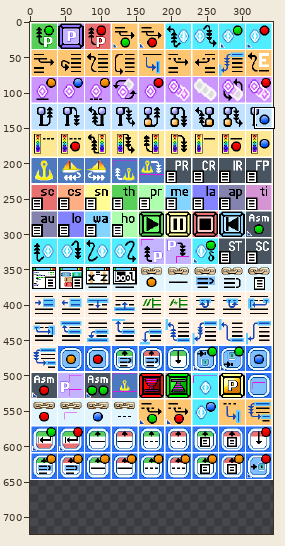
Two states of a sprite sheet, vvm/core/vdebug/graphics/vdebug_icons.png. The picture above shows the old version from afar; the outline marks the close-up.
Close-up. Before:
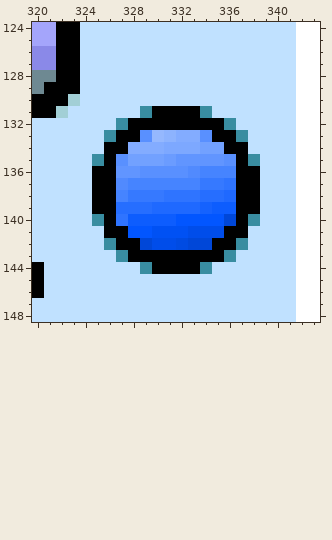
The file is 344x648 pixels. Colours within 5 levels of each other are drawn and written as one. Shown: x 320..343, y 124..148. The old version is drawn lined up with the new one, on the new canvas. The commit also changed other parts of the picture, which this record leaves out.
New version:
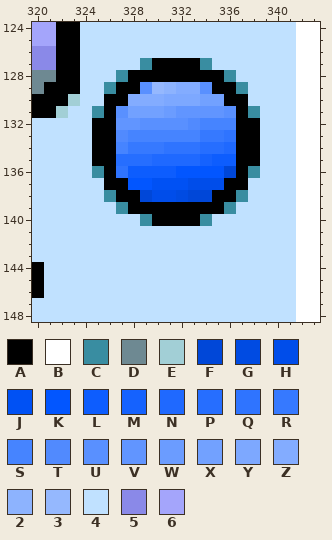
Palette (. is transparent): A #000000  B #ffffff  C #398da1  D #6e8992  E #a2cfd6  F #0047d8  G #004be2  H #004dea  J #0051f4  K #0256ff  L #0d5dfe  M #1562fe  N #1f69ff  P #266eff  Q #2f74ff  R #3679ff  S #4684ff  T #518afe  U #5990ff  V #6195ff  W #6b9cff  X #72a1ff  Y #7da8ff  Z #83acff  2 #8db3fe  3 #95b8fe  4 #c0e1ff  5 #8a89e8  6 #a4a5fb
From old to new:
canvas 344x648 -> 344x724
Changed rows in their new state; - is an unchanged pixel.
first column x 325:
127 ----CAAAAC----
128 --CAAAAAAAAC--
129 -CAAU32ZZUAAC-
130 -AAZZZYYYXXAA-
131 CAUXXXWVVVVUAC
132 AAVVUUUUTSSSAA
133 AATSSSSSSRRQAA
134 A-SRRRQQQPPN-A
135 A-PPPNNNNMLL-A
136 C-QLLLLKKKKF-C
137 4-AKKJJJHHHA-4
138 4CAAFHHGFFAAC4
139 44CAAAAAAAAC44
140 4444CAAAAC4444
141 -444444444444-
142 -444444444444-
143 --4444444444--
144 ----444444----
Changed places in both close-ups, as pixel boxes (x1, y1, x2, y2):
changed: (92, 58, 260, 274)
